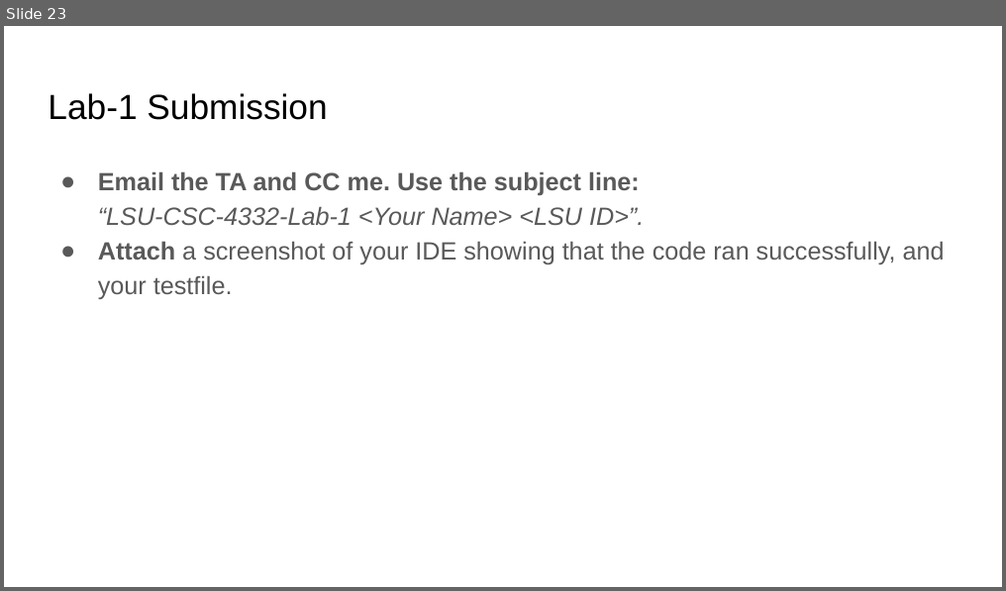
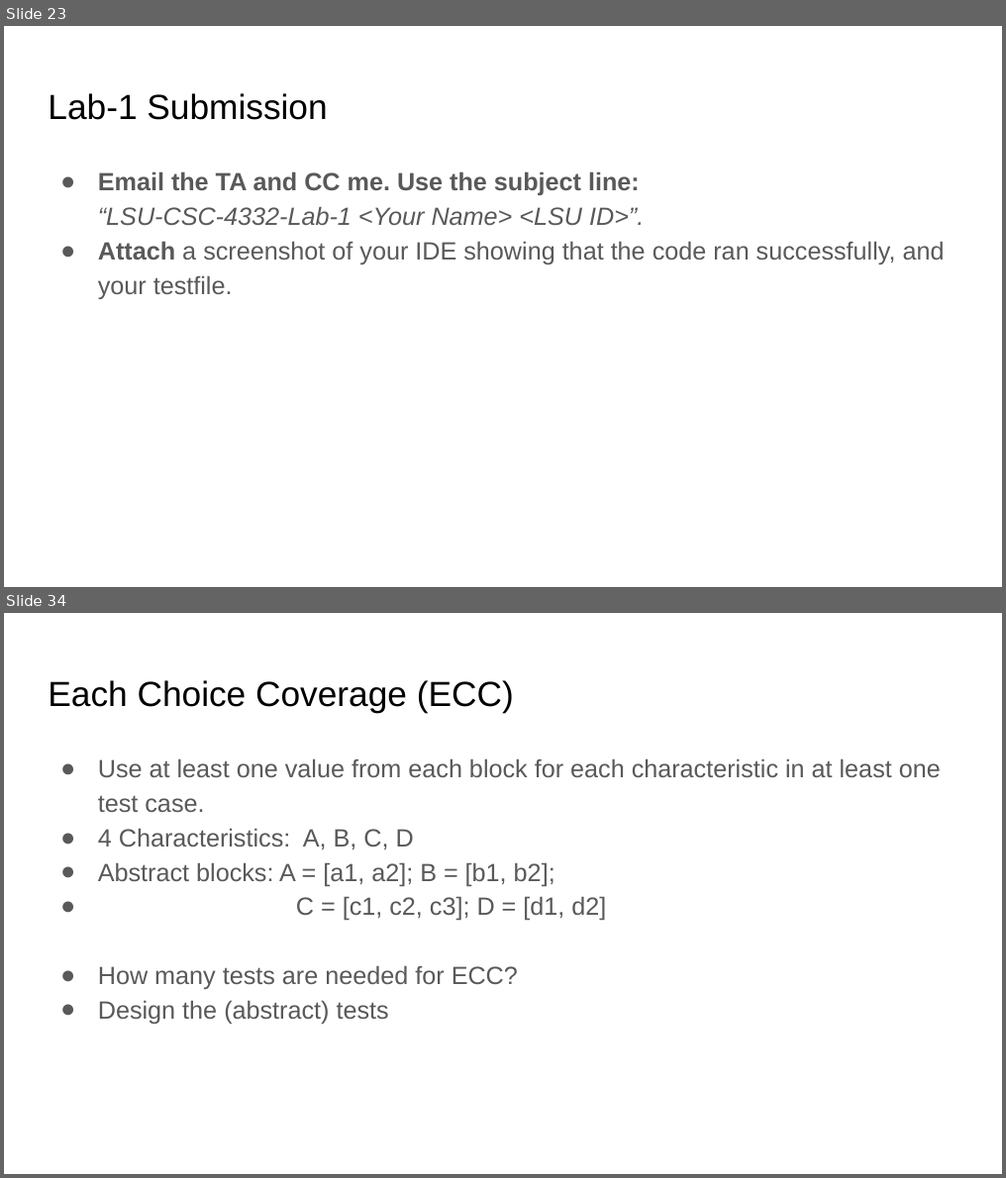
Before and after one commit to abdussatter401/abdussatter401.github.io, a slide deck: teaching/slides/Chapter 2 - Specification-based testing.pptx. Shown one above the other, each under a label of ours: slide 23 before the commit, slides 23 and 34 after it; the slides between them are not shown. The pictures are 1006x591 and 1006x1178 pixels, drawn with LibreOffice and Linux fonts; fonts in the diff are those of the drawing. Boxes give left, top, right and bottom in pixels: in the first picture for what was removed or moved away, otherwise in the second. Text is boxed around its words. In the diff, an @@ line names an element or a change of style, - is before the commit and + after.

```diff
--- a/teaching/slides/Chapter 2 - Specification-based testing.pptx
+++ b/teaching/slides/Chapter 2 - Specification-based testing.pptx
@@ slide 34 added at [4,613,1002,1174], background #FFFFFF @@
@@ title added at [48,680,514,712], 25.2 pt, text #000000 @@
+Each Choice Coverage (ECC)
@@ text added at [98,759,941,1024], 18 pt, text #595959 @@
+● Use at least one value from each block for each characteristic in at least one test case.
+● 4 Characteristics: A, B, C, D
+● Abstract blocks: A = [a1, a2]; B = [b1, b2];
+● C = [c1, c2, c3]; D = [d1, d2]
+● How many tests are needed for ECC?
+● Design the (abstract) tests
```
Also in this commit, not shown: 1 slide changed, 18 other slides added, 3 other files.
